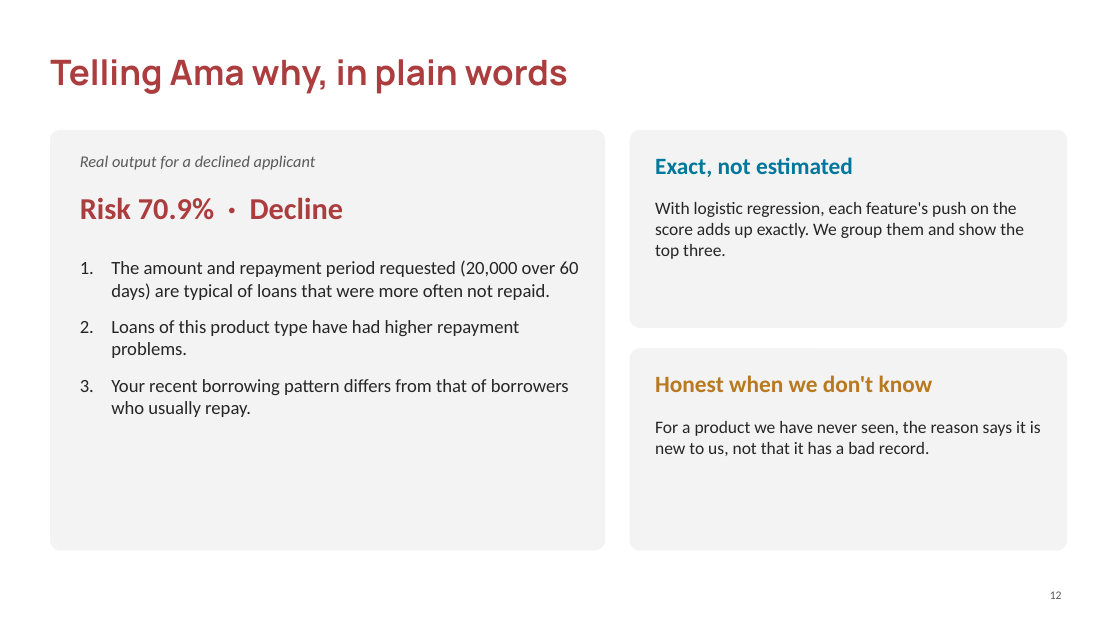
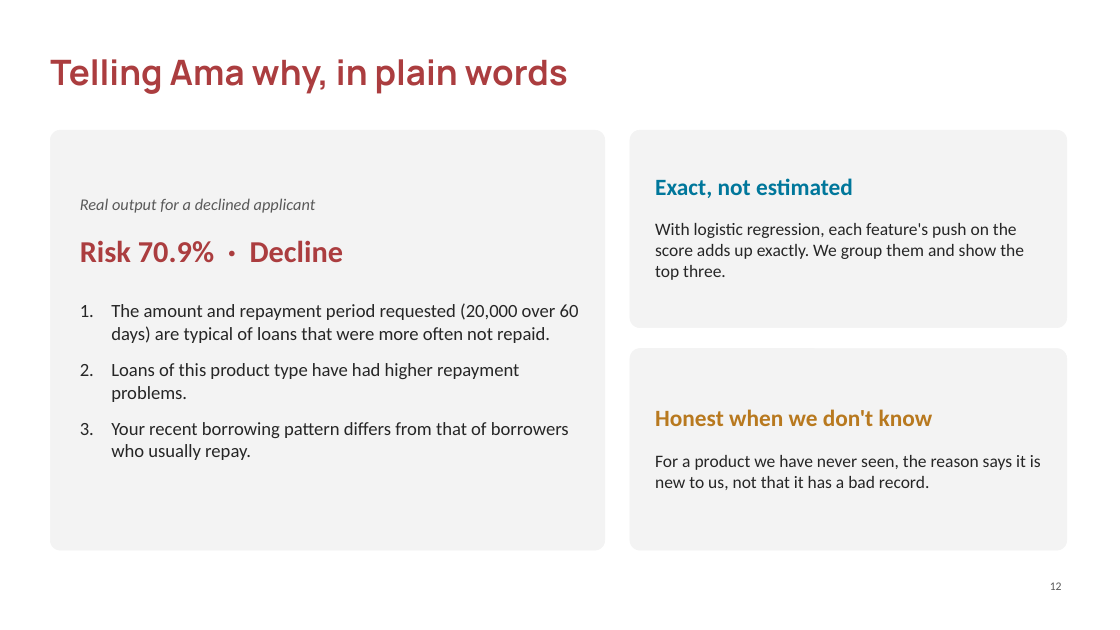
Before and after one commit to ASU-MICS-2028/mle-group-3-prosit-2, a slide deck: slide 12 of slides/NkwaPay_Debrief_Present.pptx. Drawn at 1120x630 pixels with LibreOffice and Linux fonts; fonts in the diff are those of the drawing; background and template pictures are left out. Boxes give left, top, right and bottom in pixels: in the first picture for what was removed or moved away, otherwise in the second. Text is boxed around its words. In the diff, an @@ line names an element or a change of style, - is before the commit and + after.

```diff
--- a/slides/NkwaPay_Debrief_Present.pptx
+++ b/slides/NkwaPay_Debrief_Present.pptx
@@ text "Exact, not estimated": place and size @@
-text "Exact, not estimated" at (655, 157, 853, 177)
+text "Exact, not estimated" at (655, 178, 853, 198)
@@ 3 texts: place and size @@
-3 texts at (80, 155, 579, 417)
+3 texts at (80, 198, 579, 460)
@@ text "With logistic regression, each feature's ...": place and size @@
-text "With logistic regression, each feature's ..." at (655, 202, 1024, 259)
+text "With logistic regression, each feature's ..." at (655, 223, 1024, 280)
@@ text "Honest when we don't know": place and size @@
-text "Honest when we don't know" at (655, 375, 933, 392)
+text "Honest when we don't know" at (655, 409, 933, 426)
@@ text "For a product we have ...": place and size @@
-text "For a product we have ..." at (655, 421, 1041, 456)
+text "For a product we have ..." at (655, 455, 1041, 490)
@@ page number: place and size @@
-page number at (1050, 591, 1062, 599)
+page number at (1050, 582, 1062, 590)
```
Also in this commit, not shown: 17 other slides changed.
